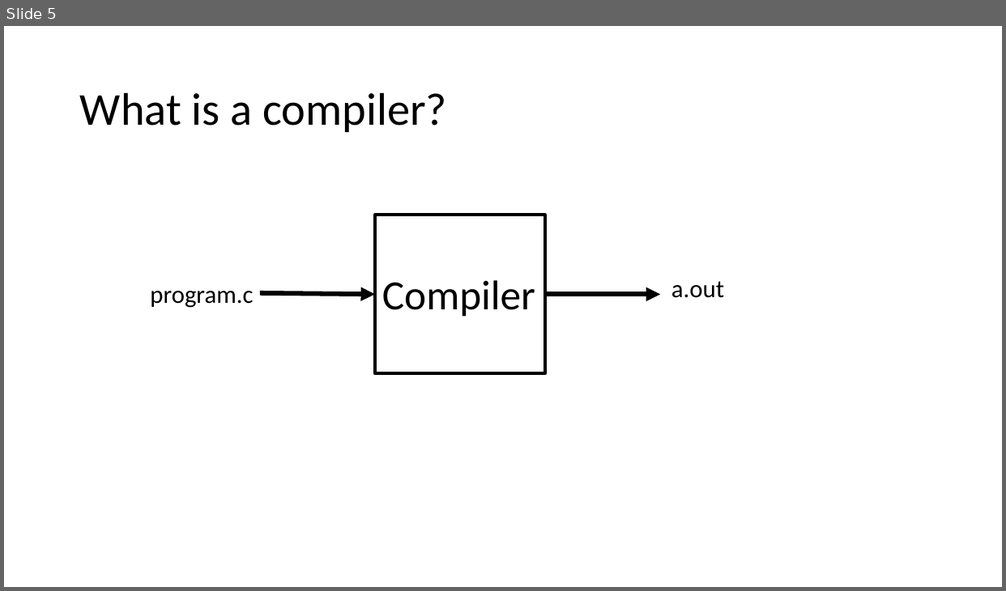
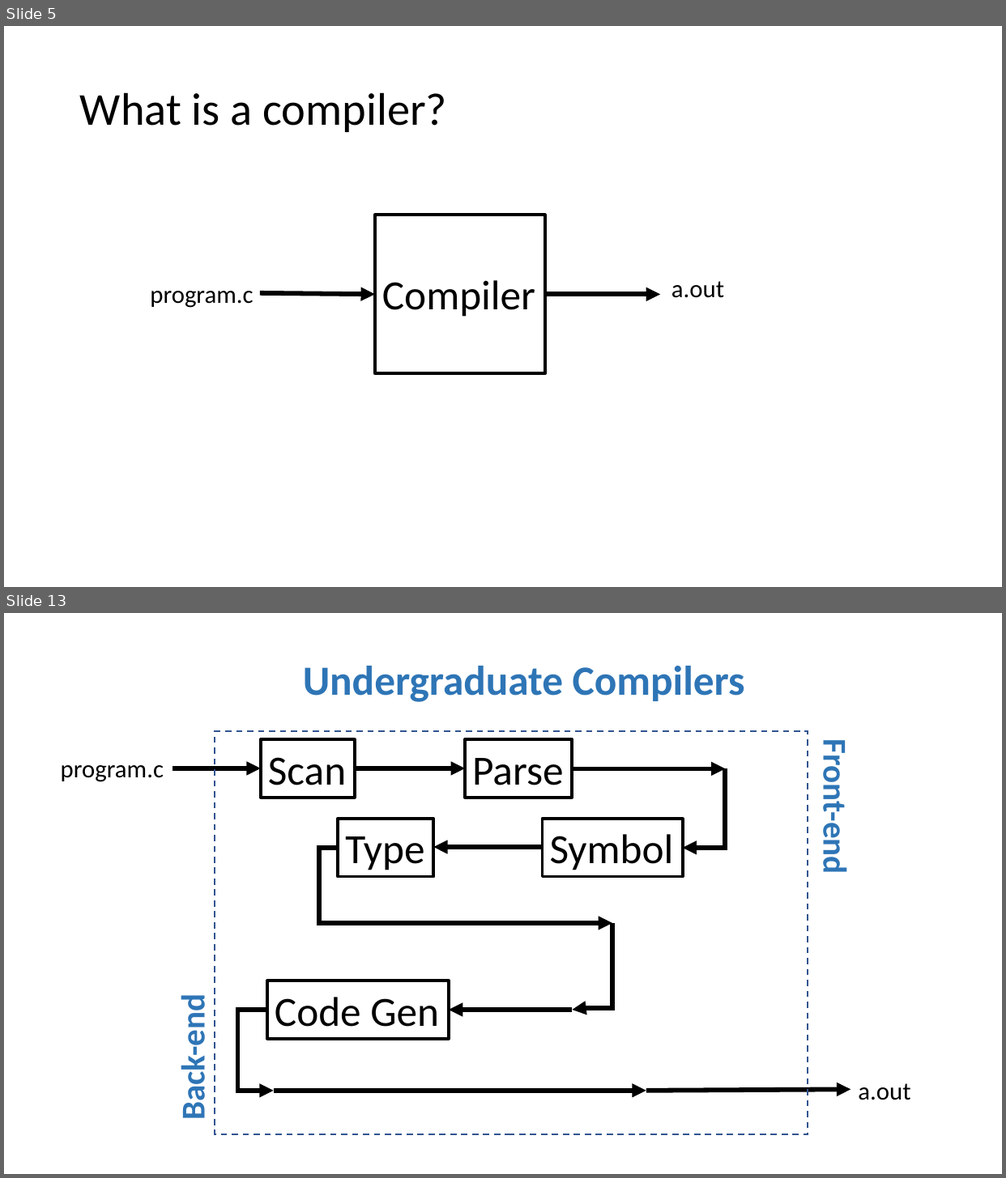
Before and after one commit to matthewbdwyer/matthewbdwyer.github.io, a slide deck: 6620/slides/Introduction.pptx. Shown one above the other, each under a label of ours: slide 5 before the commit, slides 5 and 13 after it; the slides between them are not shown. The pictures are 1006x591 and 1006x1178 pixels, drawn with LibreOffice and Linux fonts; fonts in the diff are those of the drawing. Boxes give left, top, right and bottom in pixels: in the first picture for what was removed or moved away, otherwise in the second. Text is boxed around its words. In the diff, an @@ line names an element or a change of style, - is before the commit and + after.

```diff
--- a/6620/slides/Introduction.pptx
+++ b/6620/slides/Introduction.pptx
@@ slide 13 added at [4,613,1002,1174], background #FFFFFF @@
@@ text added at [303,666,745,702], 40 pt, text #2E75B6, bold @@
+Undergraduate Compilers
@@ rectangle added at [215,731,808,1135], outline #325491 1.5 pt dashed @@
@@ rectangle added at [261,739,355,797], outline #000000 3 pt, 40 pt, text #000000 @@
+Scan
@@ rectangle added at [465,739,572,797], outline #000000 3 pt, 40 pt, text #000000 @@
+Parse
@@ text added at [815,752,855,871], 32 pt, text #2E75B6, bold @@
+Front-end
@@ text added at [61,765,164,782], 24 pt, text #000000 @@
+program.c
@@ arrow added from (172, 769) to (261, 769), #000000 4.5 pt @@
@@ arrow added from (355, 769) to (465, 769), #000000 4.5 pt @@
@@ arrow added from (572, 769) to (726, 769), #000000 4.5 pt @@
@@ elbow arrow added from (726, 769) to (683, 848), #000000 4.5 pt @@
@@ rectangle added at [338,819,434,876], outline #000000 3 pt, 40 pt, text #000000 @@
+Type
@@ rectangle added at [543,819,682,876], outline #000000 3 pt, 40 pt, text #000000 @@
+Symbol
@@ elbow arrow added from (338, 848) to (612, 923), #000000 4.5 pt @@
@@ arrow added from (543, 847) to (434, 847), #000000 4.5 pt @@
@@ elbow arrow added from (612, 923) to (572, 1010), #000000 4.5 pt @@
@@ rectangle added at [267,982,449,1039], outline #000000 3 pt, 40 pt, text #000000 @@
+Code Gen
@@ text added at [173,1006,214,1116], 32 pt, text #2E75B6, bold @@
+Back-end
@@ elbow arrow added from (267, 1010) to (274, 1091), #000000 4.5 pt @@
@@ arrow added from (572, 1010) to (449, 1010), #000000 4.5 pt @@
@@ arrow added from (274, 1091) to (646, 1091), #000000 4.5 pt @@
@@ arrow added from (646, 1091) to (850, 1090), #000000 4.5 pt @@
@@ text added at [858,1084,910,1101], 24 pt, text #000000 @@
+a.out
```
Also in this commit, not shown: 3 slides changed, 10 other slides added, 2 slides removed, 13 other files.
